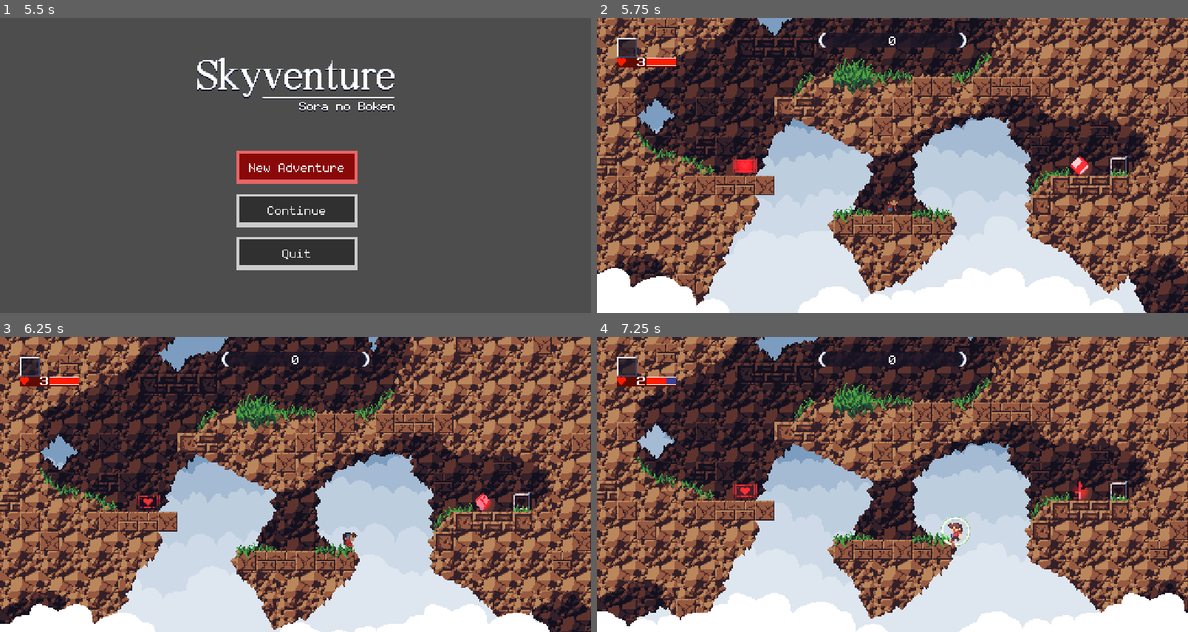
Above: before the commit, frames 1-4 (two rows, left to right).
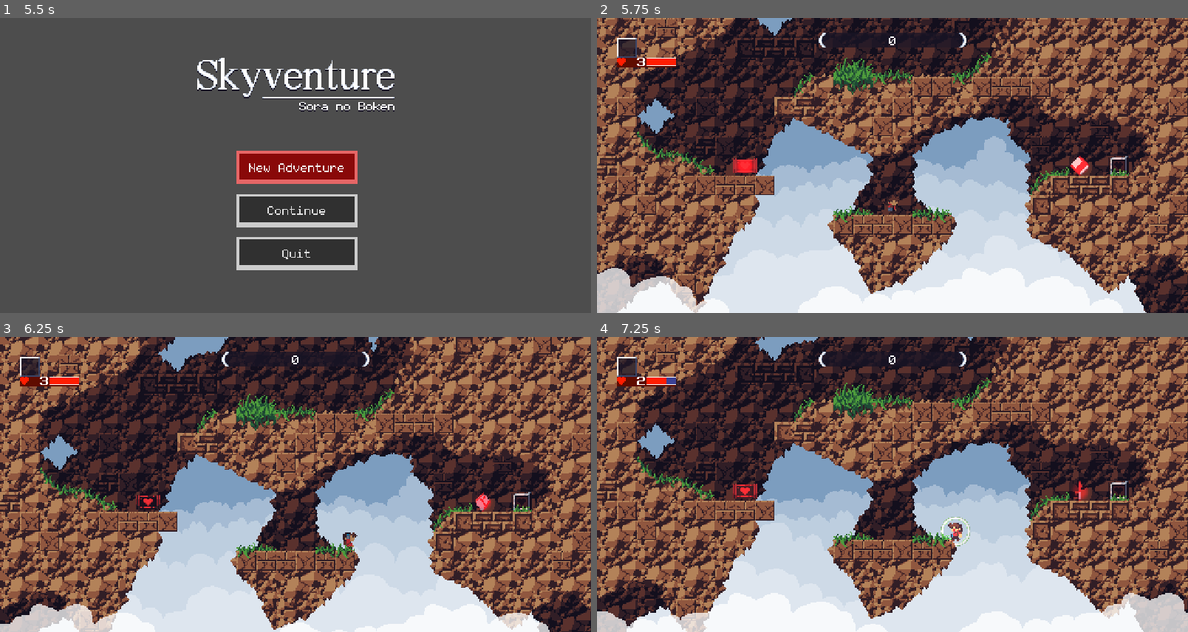
Above: after the commit, the same moments.

Repository: yashparab17/skyventure-revamped
Game: Godot game, scene res://scenes/screens/presents.tscn
Two runs of this game, one before a commit and one after it. Both use one fixed random seed, a clock stepped at 60 frames per second and the inputs below. Sound files missing from this copy of the repository are replaced by a short silence.
Inputs:
- Up to frame 1 (5.5 s): hold S (aim_down) 0.53-1.28 s; hold D (move_right) 0.53-2.03 s; tap Space (jump) at 0.77, 1.52, 2.75, 3.02, 3.77, 4.25, 4.52 s; tap W (aim_up) at 1.35 s; tap Enter at 2, 3.5 s; hold A (move_left) 2.03-2.78 s; tap Q (next_weapon) at 2.1 s; hold D (move_right) 2.78-4.28 s; tap E (previous_weapon) at 2.85 s; tap Ctrl (shoot) at 3.6 s; hold A (move_left) 4.28-5 s; tap S (aim_down) at 4.35 s; click "New Adventure" at 5 s
- Up to frame 2 (5.75 s): no input
- Up to frame 3 (6.25 s): hold D (move_right) from 5.78 s (still down); hold W (aim_up) from 5.78 s (still down)
- Up to frame 4 (7.25 s): release D (move_right) at 6.53 s; release W (aim_up) at 6.53 s; hold A (move_left) from 6.53 s (still down); tap Q (next_weapon) at 6.6 s; tap Space (jump) at 6.77 s

Frame 1 is identical in both runs. In frame 2, 4.7% of the frame differs, in the area x 0-74%, y 33-100%; in frame 3, 4.9%; in frame 4, 6.2%, in the area x 0-100%, y 29-100%.

Commit message:
Minor modifications.

Diff:
--- a/scenes/areas/forgotten_isles/start_point.tscn
+++ b/scenes/areas/forgotten_isles/start_point.tscn
@@ -18,7 +18,7 @@
 script = ExtResource("1_7k6ii")
 
 [node name="AmbientLight" type="CanvasModulate" parent="."]
-color = Color(0.815686, 0.815686, 0.815686, 1)
+color = Color(0.784314, 0.784314, 0.784314, 1)
 
 [node name="Player" parent="." instance=ExtResource("1_3mosh")]
 position = Vector2(240, 160)
@@ -45,13 +45,13 @@
 [node name="Tiles" type="Node2D" parent="."]
 
 [node name="Collidable" type="TileMapLayer" parent="Tiles"]
-z_index = -1
+z_index = 1
 tile_map_data = PackedByteArray("AAAWAAkAAAAEAAEAAAAXAAgAAAAEAAEAAAAYAAgAAAAFAAEAAAAZAAgAAAAFAAEAAAAaAAgAAAAEAAEAAAAXAA …(6752 unchanged characters)…
 tile_set = ExtResource("3_40k1d")
 
 [node name="Dressing" type="TileMapLayer" parent="Tiles"]
 z_index = 1
-tile_map_data = PackedByteArray("AAAMAAkAAAABAAQAAAANAAkAAAA …(544 unchanged characters)… CAAMAAAAUAAQAAAABAAMAAAAVAAQAAAACAAMAAAA=")
+tile_map_data = PackedByteArray("AAAMAAkAAAABAAQAAAANAAkAAAA …(544 unchanged characters)… CAAMAAAAUAAQAAAABAAMAAAAVAAQAAAACAAMAAAAEAAYAAAAEAAYAAAA=")
 tile_set = ExtResource("3_40k1d")
 
 [node name="Background" type="TileMapLayer" parent="Tiles"]
Binary file changed: assets/backforegrounds/forgotten_isles/sky/layer_1.png
Binary file changed: assets/backforegrounds/forgotten_isles/sky/layer_2.png
Binary file changed: assets/backforegrounds/forgotten_isles/sky/layer_3.png
Binary file changed: assets/backforegrounds/forgotten_isles/sky/layer_4.png
Binary file changed: assets/backforegrounds/forgotten_isles/sky/layer_5.png
